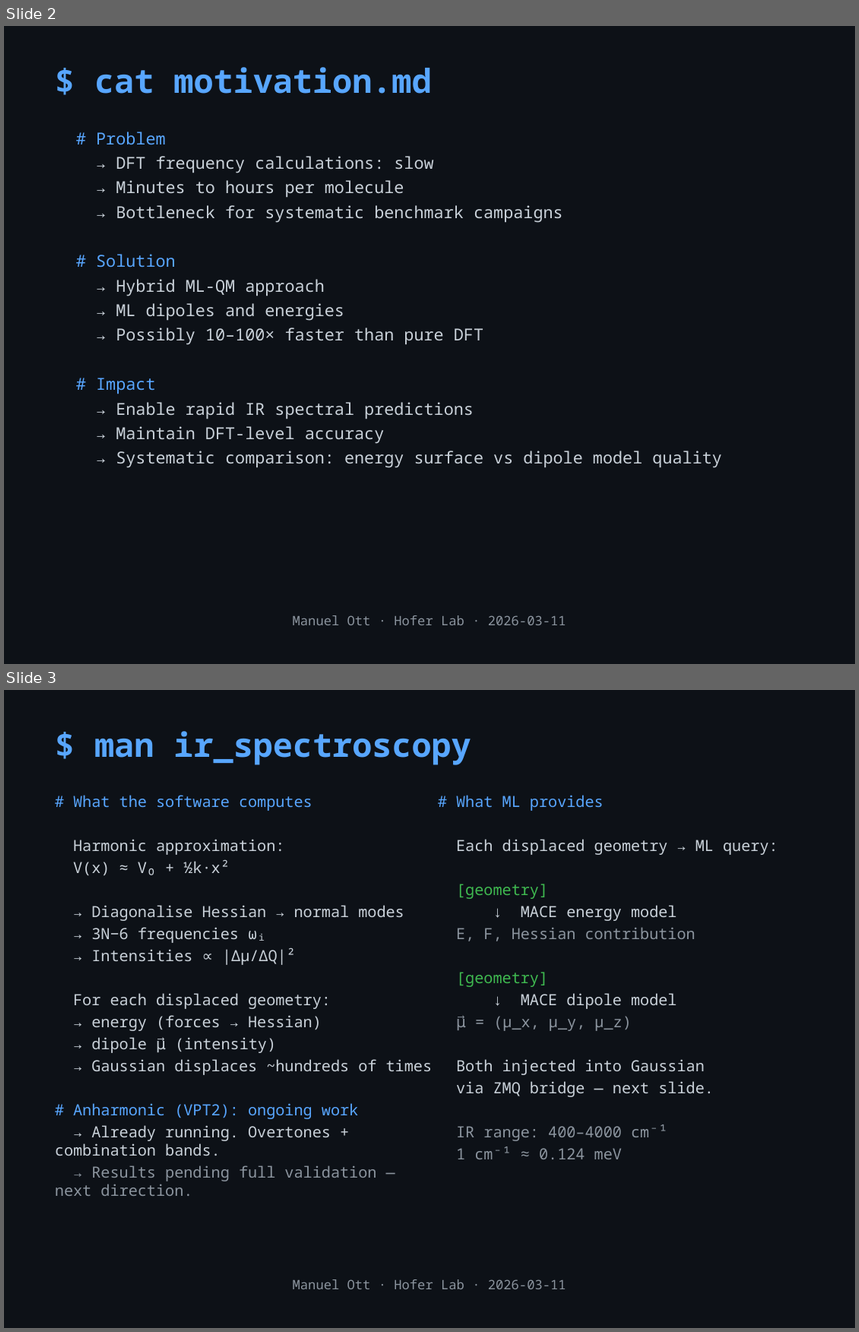
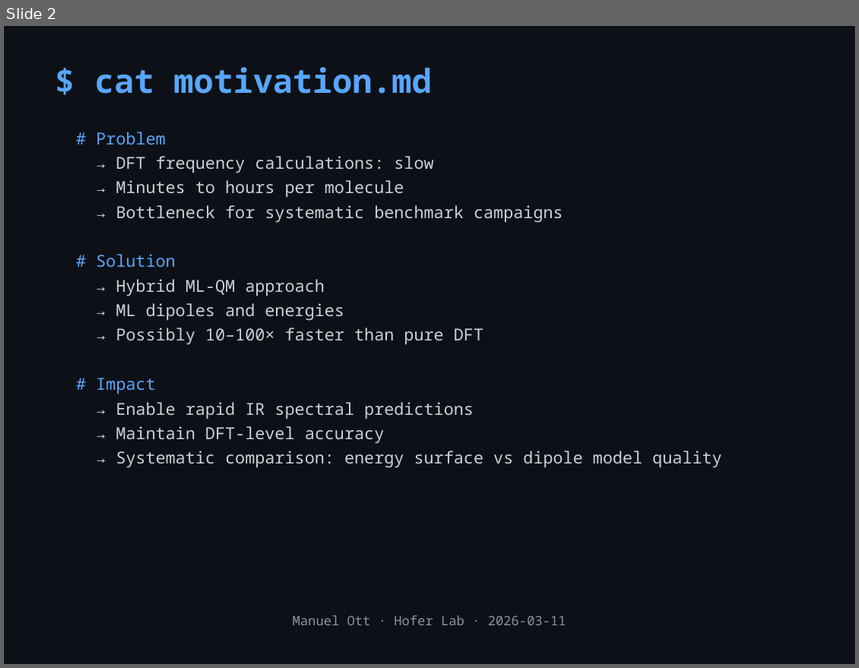
Before and after one commit to mott91/mace_gaussian_interface, a slide deck: presentation/presentation_v2.pptx. Shown one above the other, each under a label of ours: slides 2 and 3 before the commit, slide 2 after it. The pictures are 859x1332 and 859x668 pixels, drawn with LibreOffice and Linux fonts; fonts in the diff are those of the drawing. Boxes give left, top, right and bottom in pixels: in the first picture for what was removed or moved away, otherwise in the second. Text is boxed around its words. In the diff, an @@ line names an element or a change of style, - is before the commit and + after.

```diff
--- a/presentation/presentation_v2.pptx
+++ b/presentation/presentation_v2.pptx
@@ slide 3 removed at box(4, 690, 855, 1328), background #0D1117 @@
@@ text removed at box(94, 731, 471, 765) @@
-$ man ir_spectroscopy
@@ text removed at box(55, 795, 433, 1196) @@
-# What the software computes
-Harmonic approximation:
-V(x) ≈ V₀ + ½k·x²
-→ Diagonalise Hessian → normal modes
-→ 3N−6 frequencies ωᵢ
-→ Intensities ∝ |Δμ/ΔQ|²
-For each displaced geometry:
-→ energy (forces → Hessian)
-→ dipole μ⃗ (intensity)
-→ Gaussian displaces ~hundreds of times
-# Anharmonic (VPT2): ongoing work
-→ Already running. Overtones + combination bands.
-→ Results pending full validation — next direction.
@@ text removed at box(456, 795, 778, 1160) @@
-# What ML provides
-Each displaced geometry → ML query:
-[geometry]
-↓ MACE energy model
-E, F, Hessian contribution
-[geometry]
-↓ MACE dipole model
-μ⃗ = (μ_x, μ_y, μ_z)
-Both injected into Gaussian
-via ZMQ bridge — next slide.
-IR range: 400–4000 cm⁻¹
-1 cm⁻¹ ≈ 0.124 meV
@@ text removed at box(293, 1280, 566, 1290) @@
-Manuel Ott · Hofer Lab · 2026-03-11
```
Also in this commit, not shown: 1 slide added, 1 other file.
